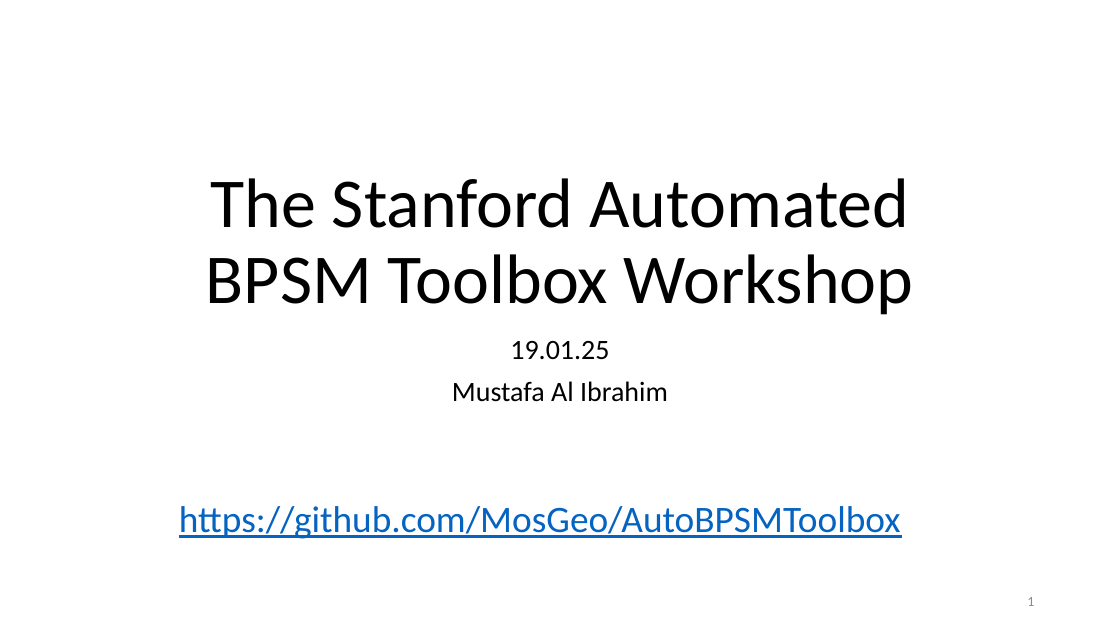
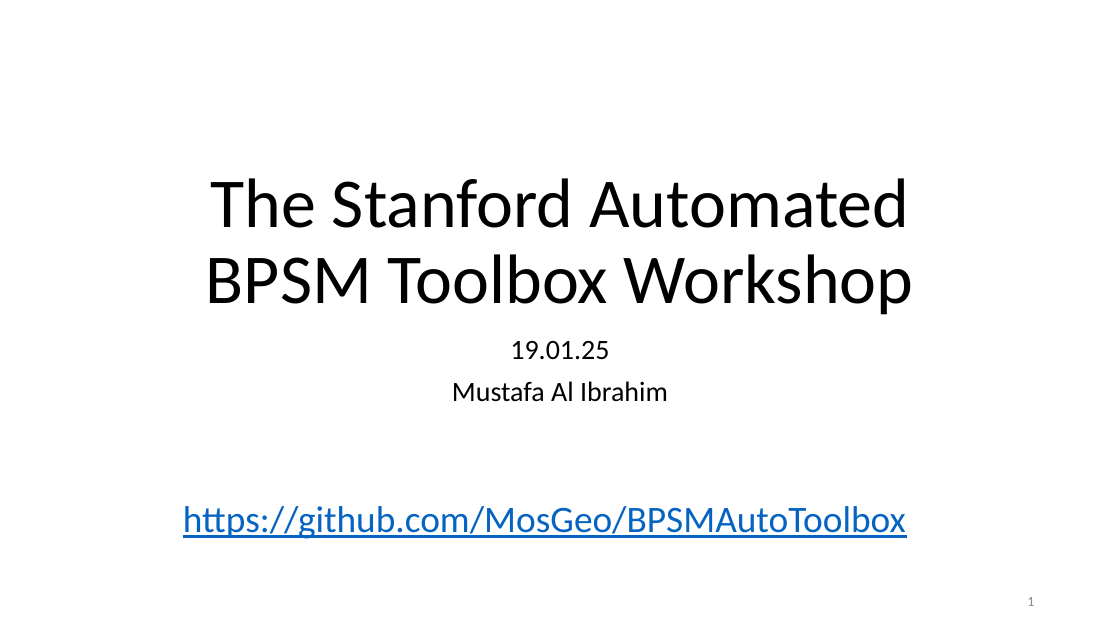
Before and after one commit to MosGeo/BPSMAutoToolbox, a slide deck: slide 1 of Workshop/19.01.23 PM Toolbox Workshop.pptx. Drawn at 1120x630 pixels with LibreOffice and Linux fonts; fonts in the diff are those of the drawing; background and template pictures are left out. Boxes give left, top, right and bottom in pixels: in the first picture for what was removed or moved away, otherwise in the second. Text is boxed around its words. In the diff, an @@ line names an element or a change of style, - is before the commit and + after.

Commit message:
Organized report and workshop

```diff
--- a/Workshop/19.01.23 PM Toolbox Workshop.pptx
+++ b/Workshop/19.01.23 PM Toolbox Workshop.pptx
@@ text at (x1=183, y1=506, x2=906, y2=539): text changed @@
-https://github.com/MosGeo/AutoBPSMToolbox
+https://github.com/MosGeo/BPSMAutoToolbox
```
Also in this commit, not shown: 2 other slides changed, 3 other files.
